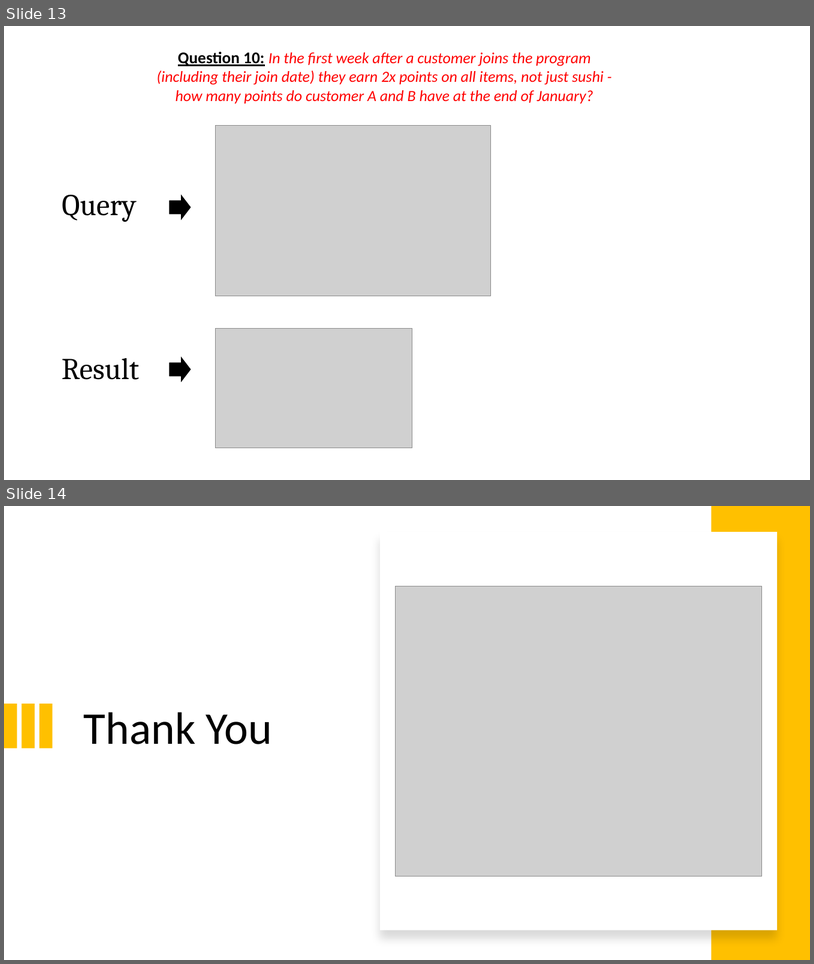
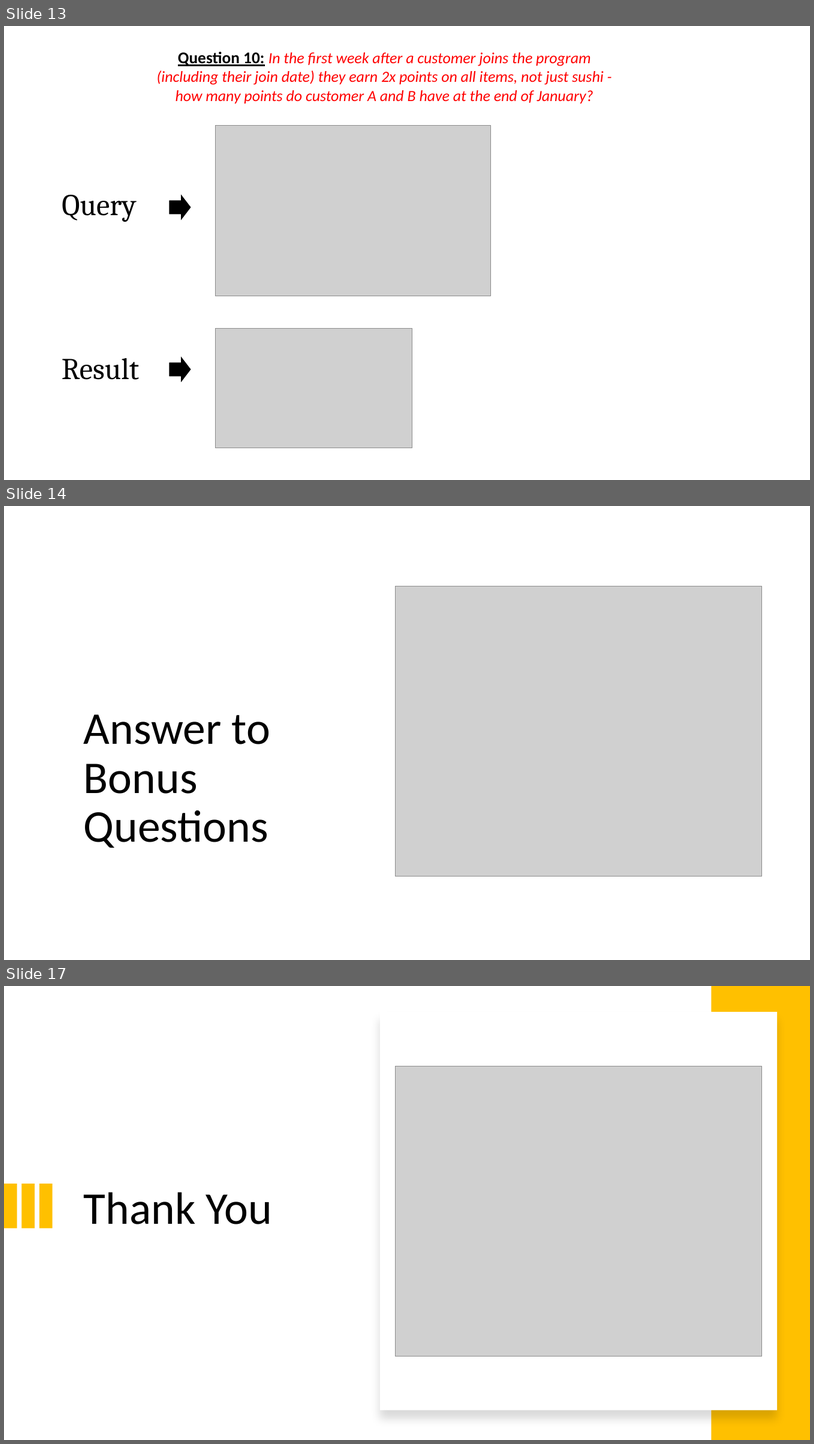
Before and after one commit to Tayor-Doofs/SQL-PROJECTS, a slide deck: 8weeksqlchallenge/Week1_Danny's_Diner/Case_Study1_queries_deck.pptx. Shown one above the other, each under a label of ours: slides 13 and 14 before the commit, slides 13, 14 and 17 after it; the slides between them are not shown. The pictures are 814x964 and 814x1444 pixels, drawn with LibreOffice and Linux fonts; fonts in the diff are those of the drawing; grey boxes stand for pictures. Boxes give left, top, right and bottom in pixels: in the first picture for what was removed or moved away, otherwise in the second. Text is boxed around its words. In the diff, an @@ line names an element or a change of style, - is before the commit and + after.

Commit message:
bonus questions answered

```diff
--- a/8weeksqlchallenge/Week1_Danny's_Diner/Case_Study1_queries_deck.pptx
+++ b/8weeksqlchallenge/Week1_Danny's_Diner/Case_Study1_queries_deck.pptx
@@ slide 14 added at (4, 506, 810, 960), background #FFFFFF @@
@@ picture added at (396, 586, 762, 876) @@
@@ title added at (84, 714, 270, 847), 54 pt, text #000000 @@
+Answer to Bonus Questions
@@ what was slide 14 is now slide 17 @@
```
Also in this commit, not shown: 1 slide changed, 2 other slides added, 5 other files.
